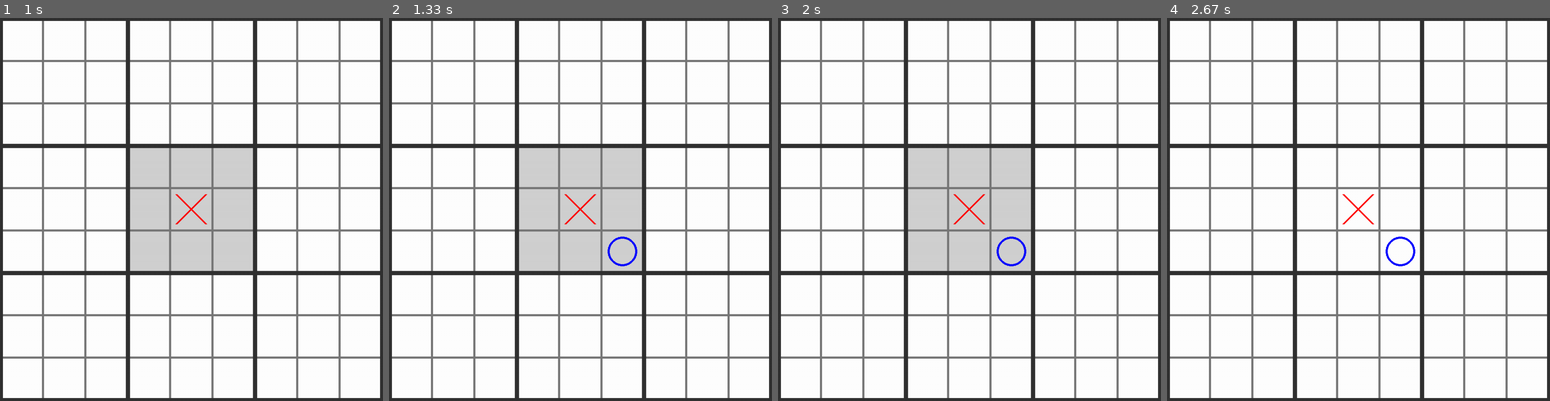
Above: before the commit, frames 1-4 (left to right).
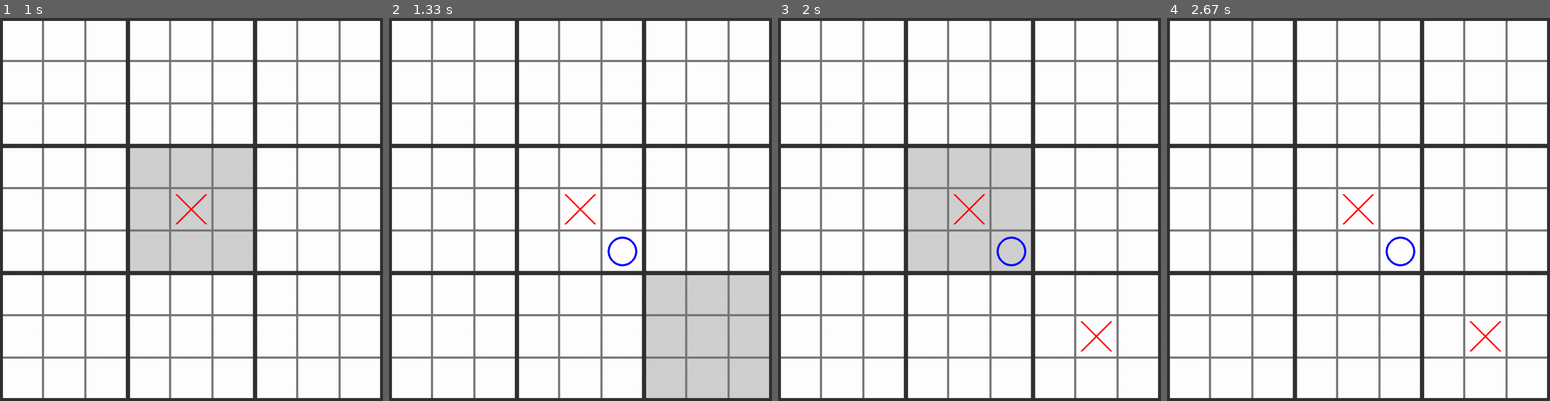
Above: after the commit, the same moments.

Repository: JosselinSomervilleRoberts/UltimateTicTacToe-RL
Game: pygame game, started from pygame_2d.py
The game is run twice, just before and just after one commit, with the same random seed, the same clock (stepped at 60 frames per second) and the same inputs.
Inputs (mouse positions are in pixels of both pictures, inside the frame that each line leads up to):
- Up to frame 1 (1 s): click (191, 209) at 0.38 s
- Up to frame 2 (1.33 s): click (626, 243) at 1.22 s
- Up to frame 3 (2 s): click (1115, 355) at 1.88 s
- Up to frame 4 (2.67 s): no input

Frame 1 is identical in both runs. In frame 2, 19% of the frame differs, in the area x 34-100%, y 34-100%; in frame 3, 0.1%; in frame 4, 0.1%.

Commit message:
Fix possible moves

Diff:
--- a/pygame_2d.py
+++ b/pygame_2d.py
@@ -44,6 +44,13 @@
             return grid[0][2]
 
         return 0
+
+    def gridIsFull(grid):
+        for ix in range(3):
+            for iy in range(3):
+                if grid[ix][iy] == 0:
+                    return False
+        return True
 
     def __init__(self):
         self.reset()
@@ -87,11 +94,15 @@
                 # TODO: Display a winning message
 
     def updatePossible(self, ix, iy):
-        if self.largeGrid[ix][ix] != 0: # If the cell is already won, play anywhere
+        print("UPDATE POSSIBLE", ix, iy)
+        if self.largeGrid[ix][iy] != 0: # If the cell is already won, play anywhere
+            print("Already WON")
             self.possible = self.getAvailableLargeCells()
-        elif np.count_nonzero(np.array(self.grid[ix][iy])) == 0: # If the cell is full play anywhere
+        elif Board.gridIsFull(self.grid[ix][iy]): # If the cell is full play anywhere
+            print("Cell full")
             self.possible = self.getAvailableLargeCells()
         else: # The cell is not won and not full, play in this one
+            print("OK TP")
             self.possible = [[False for _ in range(3)] for _ in range(3)]
             self.possible[ix][iy] = True
 
@@ -101,7 +112,7 @@
             for iy in range(3):
                 if self.largeGrid[ix][iy] != 0: # If the cell is already won
                     available[ix][iy] = False
-                elif np.count_nonzero(np.array(self.grid[ix][iy])) == 0: # If the cell is full
+                elif Board.gridIsFull(self.grid[ix][iy]): # If the cell is full
                     available[ix][iy] = False
         return available
 
@@ -150,7 +161,7 @@
                     color = Board.COLOR_BACKGROUND_PLAYER_1
                 elif gridValue == 2:
                     color = Board.COLOR_BACKGROUND_PLAYER_2
-                elif blinkAvailableCells: # Blink possible moves
+                elif blinkAvailableCells and (self.state == 0): # Blink possible moves
                     if self.possible[ix][iy]:
                         if current_milli_time() % Board.TIME_BLINK_AVAILABLE > 0.5 * Board.TIME_BLINK_AVAILABLE:
                             color = Board.COLOR_BACKGROUND_AVAILABLE
